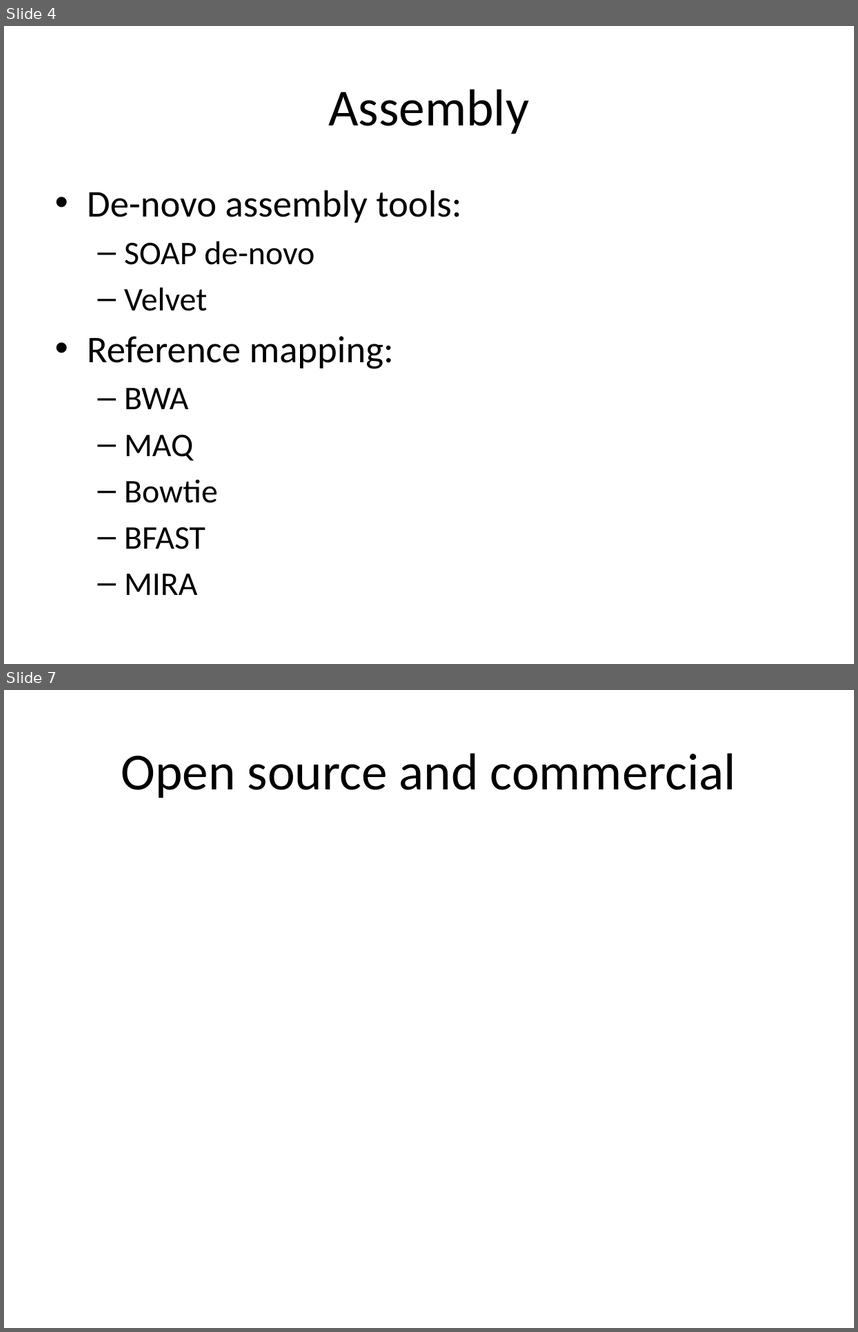
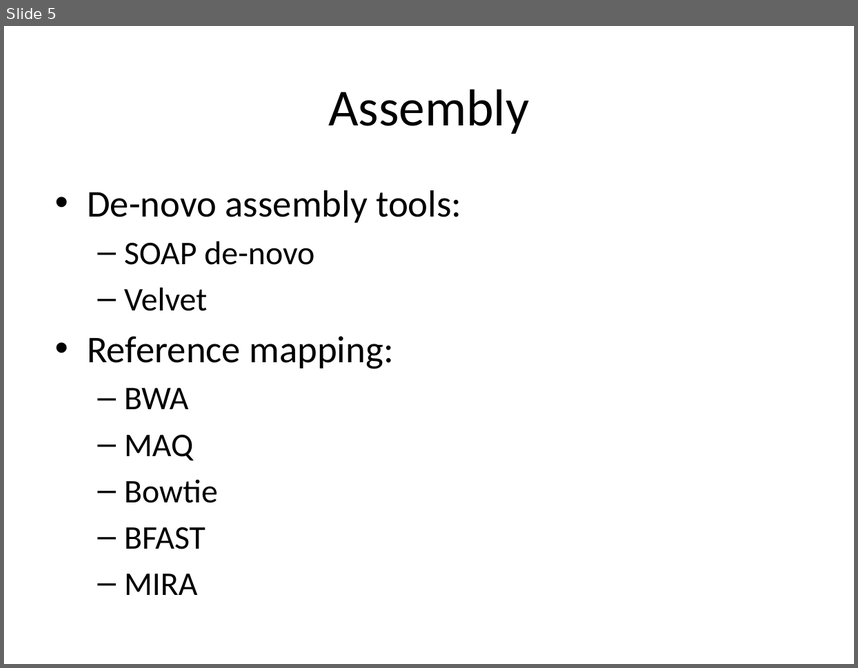
Before and after one commit to rvosa/ngs-workflows, a slide deck: doc/slides/day1/session4/NGSAnalyses.pptx. Shown one above the other, each under a label of ours: slides 4 and 7 before the commit, slide 5 after it; the slides between them are not shown. The pictures are 858x1332 and 858x668 pixels, drawn with LibreOffice and Linux fonts; fonts in the diff are those of the drawing. Boxes give left, top, right and bottom in pixels: in the first picture for what was removed or moved away, otherwise in the second. Text is boxed around its words. In the diff, an @@ line names an element or a change of style, - is before the commit and + after.

```diff
--- a/doc/slides/day1/session4/NGSAnalyses.pptx
+++ b/doc/slides/day1/session4/NGSAnalyses.pptx
@@ slide 7 removed at (4, 690, 854, 1328), background #FFFFFF @@
@@ title removed at (121, 753, 736, 798) @@
-Open source and commercial
@@ what was slide 4 is now slide 5 @@
```
Also in this commit, not shown: 3 slides changed, 1 other slide removed, 1 other file.
